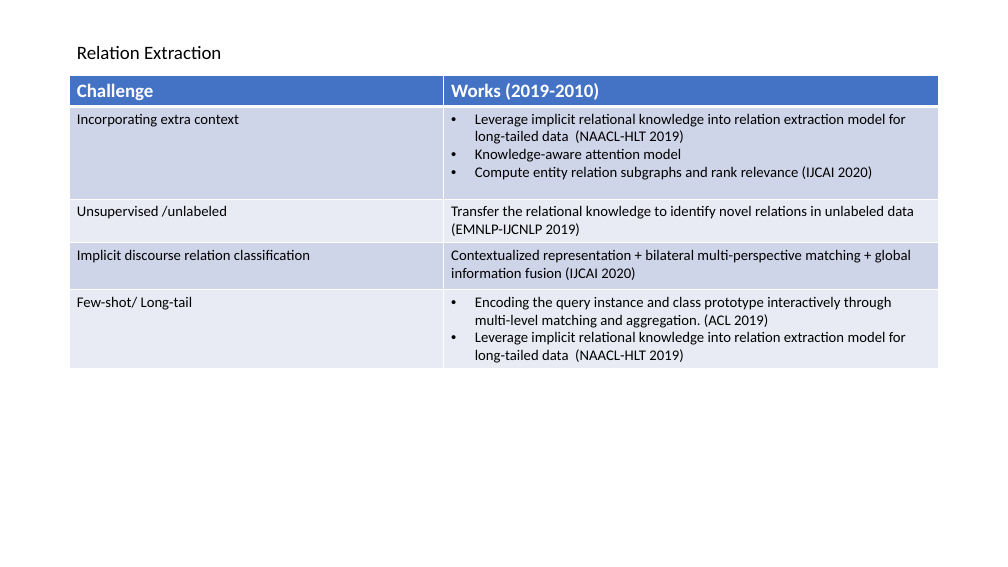
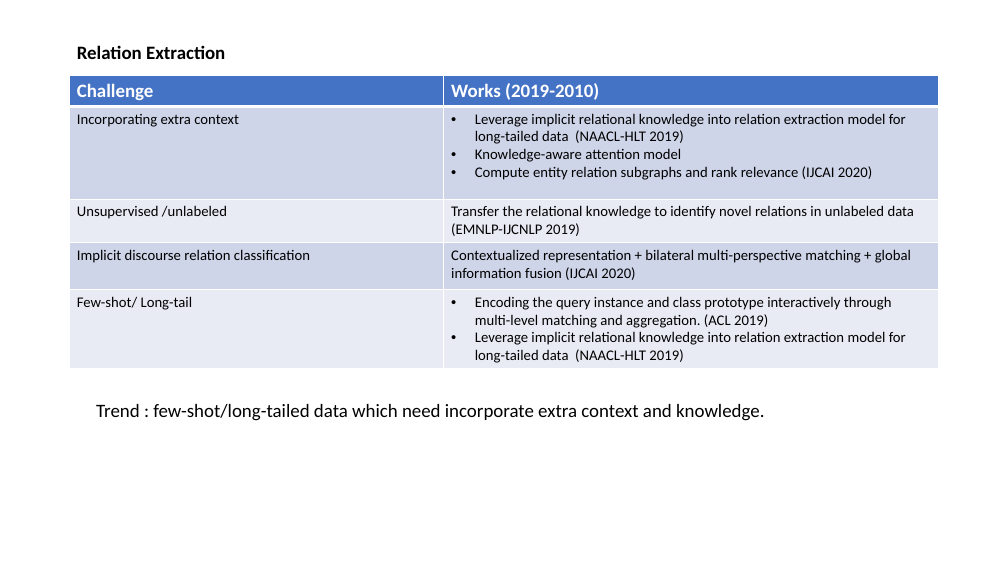
Before and after one commit to sylviawangfr/KGpaper, a slide deck: slide 4 of Presentation2.pptx (slide 5 before the commit). Drawn at 1008x567 pixels with LibreOffice and Linux fonts; fonts in the diff are those of the drawing. Boxes give left, top, right and bottom in pixels: in the first picture for what was removed or moved away, otherwise in the second. Text is boxed around its words. In the diff, an @@ line names an element or a change of style, - is before the commit and + after.

```diff
--- a/Presentation2.pptx
+++ b/Presentation2.pptx
@@ title "Relation Extraction" at <box>77,45,225,59</box>: bold on @@
@@ text added at <box>96,404,764,421</box>, 18 pt, text #000000 @@
+Trend : few-shot/long-tailed data which need incorporate extra context and knowledge.
```
Also in this commit, not shown: 3 other slides changed, 1 slide added, 2 slides removed.
